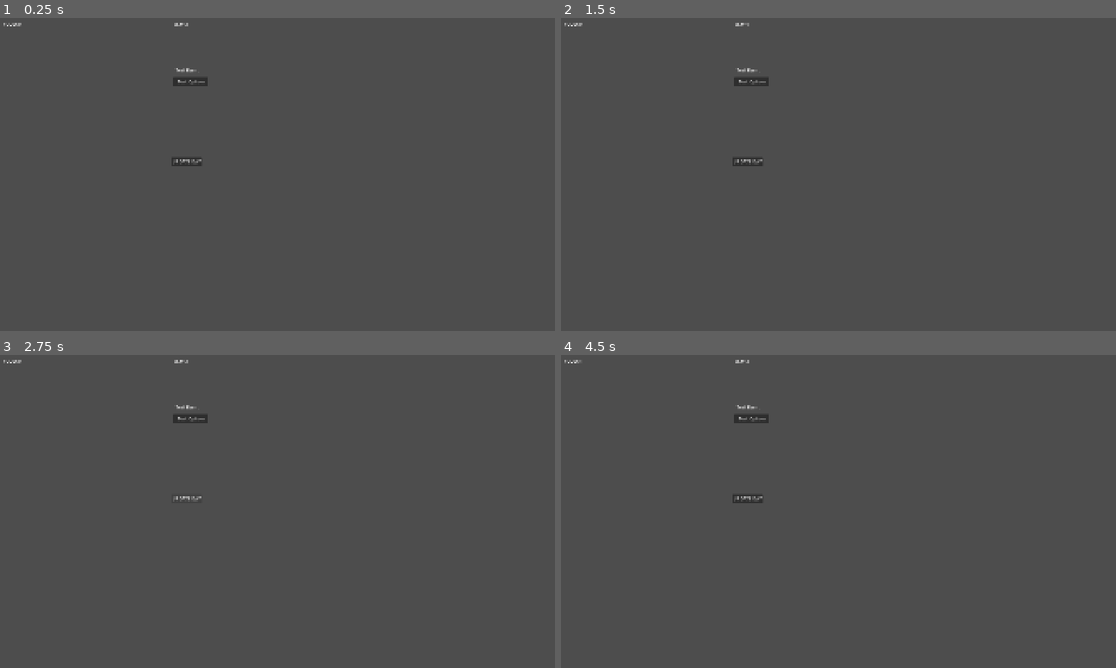
Above: before the commit, frames 1-4 (two rows, left to right).
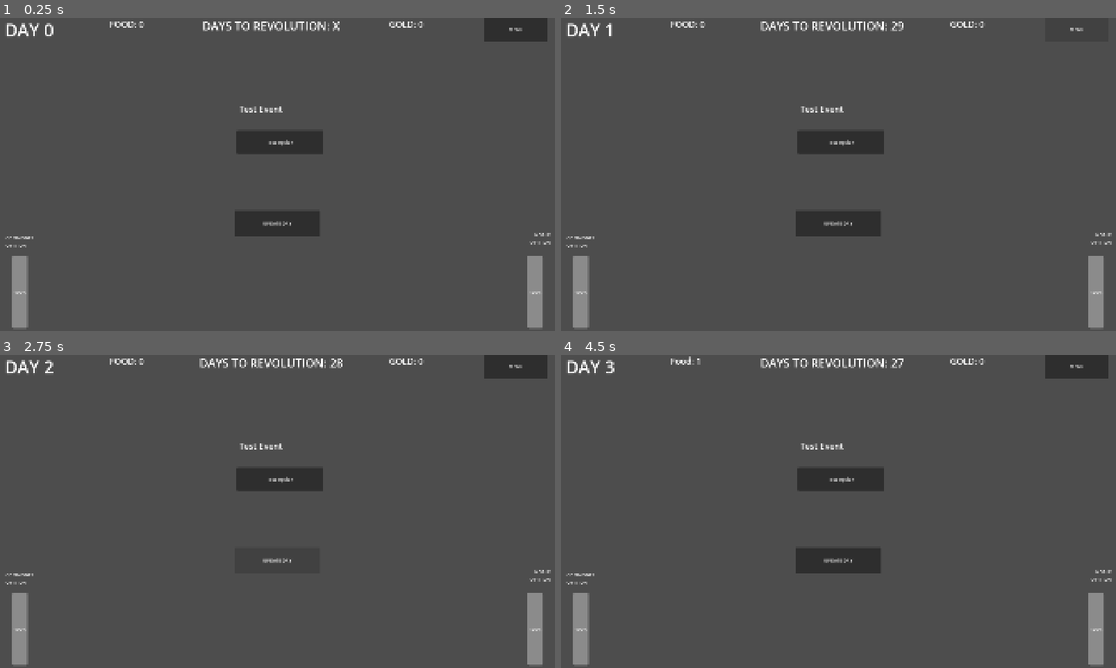
Above: after the commit, the same moments.

Repository: Orangechrisy/gmtk-game-jam-2026
Game: Godot game, scene res://Nope Folder/NopeTestScene.tscn
Same seed, same stepped clock (60 frames per second), same inputs: the game is played once before the commit and once after it. This scene is started directly instead of the project's main scene.
Inputs (mouse positions are in pixels of both pictures, inside the frame that each line leads up to):
- Up to frame 1 (0.25 s): no input
- Up to frame 2 (1.5 s): click "UPDATE DAY" at 0.5 s; click (1077, 30) at 1.25 s, where only the run after the commit has a clickable "MENU"
- Up to frame 3 (2.75 s): click "UPDATE DAY" at 2 s
- Up to frame 4 (4.5 s): click "UPDATE DAY" at 2.75 s; click "Test Option" at 3.5 s; move the mouse to (960, 495) at 4.27 s; click (960, 495) at 4.42 s

The runs differ from the first frame. In frame 1, 5.7% of the frame differs, in the area x 0-100%, y 0-99%; in frame 2, 4.9%; in frame 3, 4.5%; in frame 4, 5.7%.

Commit message:
- Implemented basic UI. - Implemented sentiment getters/setters.

Diff:
--- a/GameStructure/game_state.gd
+++ b/GameStructure/game_state.gd
@@ -12,10 +12,11 @@
 
 var gold: int
 var food: int
-var noble_sentiment: int # TODO: Maybe make per-character
-var common_sentiment: int # TODO: Maybe make per-character
+var noble_sentiment: int = 100 # TODO: Maybe make per-character
+var common_sentiment: int = 100 # TODO: Maybe make per-character
 
 # TODO: Add province tracking
+@export var provinces: Array[Node]
 
 # SIGNALS
 
@@ -23,6 +24,8 @@
 signal days_to_revolution_updated(new_days_left)
 signal gold_updated(new_gold)
 signal food_updated(new_food)
+signal common_sentiment_updated(new_sentiment)
+signal noble_sentiment_updated(new_sentiment)
 
 # Day
 
@@ -79,3 +82,30 @@
 func change_food(val: int) -> void:
 	food += val
 	food_updated.emit(food)
+
+# Common Sentiment
+
+func get_common_sentiment() -> int:
+	return common_sentiment
+
+func set_common_sentiment(val: int) -> void:
+	common_sentiment = val
+	common_sentiment_updated.emit(common_sentiment)
+
+func change_common_sentiment(val: int) -> void:
+	common_sentiment += val
+	common_sentiment_updated.emit(common_sentiment)
+
+
+# Noble Sentiment
+
+func get_noble_sentiment() -> int:
+	return noble_sentiment
+
+func set_noble_sentiment(val: int) -> void:
+	noble_sentiment = val
+	noble_sentiment_updated.emit(noble_sentiment)
+
+func change_noble_sentiment(val: int) -> void:
+	noble_sentiment += val
+	noble_sentiment_updated.emit(noble_sentiment)
--- a/Nope Folder/NopeTestScene.tscn
+++ b/Nope Folder/NopeTestScene.tscn
@@ -2,12 +2,17 @@
 
 [ext_resource type="Script" uid="uid://c7uxuvfqb26cd" path="res://Nope Folder/nope_test_scene.gd" id="1_x0okp"]
 [ext_resource type="Resource" uid="uid://bmaufex3guxcl" path="res://Events/MapEvents/test_map_event.tres" id="2_v88kx"]
+[ext_resource type="PackedScene" uid="uid://dv1r3qybxrmhh" path="res://UI/MainInterface.tscn" id="3_46hu6"]
+
+[sub_resource type="LabelSettings" id="LabelSettings_a6wwx"]
+font_size = 30
 
 [node name="NopeTestScene" type="Node2D" unique_id=90085709]
 script = ExtResource("1_x0okp")
 test_event = ExtResource("2_v88kx")
 
 [node name="DayLabel" type="Label" parent="." unique_id=1139280784]
+visible = false
 offset_left = 604.0
 offset_top = 10.0
 offset_right = 650.0
@@ -15,13 +20,14 @@
 text = "DAY X"
 
 [node name="Button" type="Button" parent="." unique_id=230551644]
-offset_left = 592.0
-offset_top = 480.0
-offset_right = 698.0
-offset_bottom = 511.0
+offset_left = 810.0
+offset_top = 664.0
+offset_right = 1106.0
+offset_bottom = 754.0
 text = "UPDATE DAY"
 
 [node name="FoodLabel" type="Label" parent="." unique_id=959769524]
+visible = false
 offset_left = 10.0
 offset_top = 9.0
 offset_right = 74.0
@@ -29,18 +35,21 @@
 text = "FOOD: 0"
 
 [node name="EventLabel" type="Label" parent="." unique_id=1994179238]
-offset_left = 607.0
-offset_top = 168.0
-offset_right = 709.0
-offset_bottom = 191.0
+offset_left = 826.0
+offset_top = 293.0
+offset_right = 1127.0
+offset_bottom = 375.0
 text = "EVENT LABEL"
+label_settings = SubResource("LabelSettings_a6wwx")
 
 [node name="EventChoiceButton" type="Button" parent="." unique_id=346940824]
-offset_left = 599.0
-offset_top = 204.0
-offset_right = 720.0
-offset_bottom = 235.0
+offset_left = 818.0
+offset_top = 388.0
+offset_right = 1116.0
+offset_bottom = 469.0
 text = "EVENT CHOICE"
+
+[node name="MainInterface" parent="." unique_id=1175301398 instance=ExtResource("3_46hu6")]
 
 [connection signal="pressed" from="Button" to="." method="_on_button_pressed"]
 [connection signal="pressed" from="EventChoiceButton" to="." method="_on_event_choice_button_pressed"]
--- /dev/null
+++ b/UI/MainInterface.tscn
@@ -0,0 +1,98 @@
+[gd_scene format=3 uid="uid://dv1r3qybxrmhh"]
+
+[ext_resource type="Script" uid="uid://dnjk2ss4nd552" path="res://UI/main_interface.gd" id="1_51hqq"]
+
+[sub_resource type="LabelSettings" id="LabelSettings_a6wwx"]
+font_size = 60
+
+[sub_resource type="LabelSettings" id="LabelSettings_yrl57"]
+font_size = 40
+
+[sub_resource type="LabelSettings" id="LabelSettings_jmpn7"]
+font_size = 30
+
+[node name="MainInterface" type="Control" unique_id=1175301398]
+layout_mode = 3
+anchors_preset = 15
+anchor_right = 1.0
+anchor_bottom = 1.0
+grow_horizontal = 2
+grow_vertical = 2
+script = ExtResource("1_51hqq")
+
+[node name="DayLabel" type="Label" parent="." unique_id=2039451250]
+layout_mode = 0
+offset_left = 16.0
+offset_right = 185.0
+offset_bottom = 83.0
+text = "DAY 0"
+label_settings = SubResource("LabelSettings_a6wwx")
+
+[node name="ToRevolutionLabel" type="Label" parent="." unique_id=1517534400]
+layout_mode = 0
+offset_left = 580.0
+offset_right = 1294.0
+offset_bottom = 55.0
+text = "DAYS TO REVOLUTION: X"
+label_settings = SubResource("LabelSettings_yrl57")
+horizontal_alignment = 1
+
+[node name="FoodLabel" type="Label" parent="." unique_id=1102535232]
+layout_mode = 0
+offset_left = 379.0
+offset_right = 497.0
+offset_bottom = 42.0
+text = "FOOD: 0"
+label_settings = SubResource("LabelSettings_jmpn7")
+
+[node name="GoldLabel" type="Label" parent="." unique_id=880146691]
+layout_mode = 0
+offset_left = 1345.0
+offset_right = 1463.0
+offset_bottom = 42.0
+text = "GOLD: 0"
+label_settings = SubResource("LabelSettings_jmpn7")
+
+[node name="MenuButton" type="Button" parent="." unique_id=583758082]
+layout_mode = 0
+offset_left = 1672.0
+offset_right = 1893.0
+offset_bottom = 80.0
+text = "MENU"
+
+[node name="CommonFervor" type="Label" parent="." unique_id=91270367]
+layout_mode = 0
+offset_left = 20.0
+offset_top = 747.0
+offset_right = 117.0
+offset_bottom = 796.0
+text = "COMMONER
+OPINION"
+
+[node name="NobleFervor" type="Label" parent="." unique_id=2136776712]
+layout_mode = 0
+offset_left = 1804.0
+offset_top = 736.0
+offset_right = 1901.0
+offset_bottom = 785.0
+text = "NOBLE
+OPINION"
+horizontal_alignment = 2
+
+[node name="CommonFervorBar" type="ProgressBar" parent="." unique_id=1444342403]
+layout_mode = 0
+offset_left = 42.0
+offset_top = 820.0
+offset_right = 95.0
+offset_bottom = 1071.0
+value = 100.0
+fill_mode = 2
+
+[node name="NobleFervorBar" type="ProgressBar" parent="." unique_id=1815256241]
+layout_mode = 0
+offset_left = 1823.0
+offset_top = 820.0
+offset_right = 1876.0
+offset_bottom = 1071.0
+value = 100.0
+fill_mode = 2
--- /dev/null
+++ b/UI/main_interface.gd
@@ -0,0 +1,32 @@
+extends Control
+
+
+# Called when the node enters the scene tree for the first time.
+func _ready() -> void:
+	GameState.connect("day_updated", on_day_updated)
+	GameState.connect("days_to_revolution_updated", on_days_to_revolution_updated)
+	GameState.connect("food_updated", on_food_updated)
+	GameState.connect("gold_updated", on_gold_updated)
+	GameState.connect("common_sentiment_updated", on_common_sentiment_updated)
+	GameState.connect("noble_sentiment_updated", on_noble_sentiment_updated)
+
+
+# UI Updates
+
+func on_day_updated(new_day: int) -> void:
+	$DayLabel.text = "DAY " + str(new_day)
+
+func on_days_to_revolution_updated(new_days_left: int) -> void:
+	$ToRevolutionLabel.text = "DAYS TO REVOLUTION: " + str(new_days_left)
+
+func on_food_updated(new_food: int) -> void:
+	$FoodLabel.text = "Food: " + str(new_food)
+
+func on_gold_updated(new_gold: int) -> void:
+	$GoldLabel.text = "Gold: " + str(new_gold)
+
+func on_common_sentiment_updated(new_sentiment: int) -> void:
+	$CommonFervorBar.value = new_sentiment
+
+func on_noble_sentiment_updated(new_sentiment: int) -> void:
+	$NobleFervorBar.value = new_sentiment
Not shown, added: UI/main_interface.gd.uid
